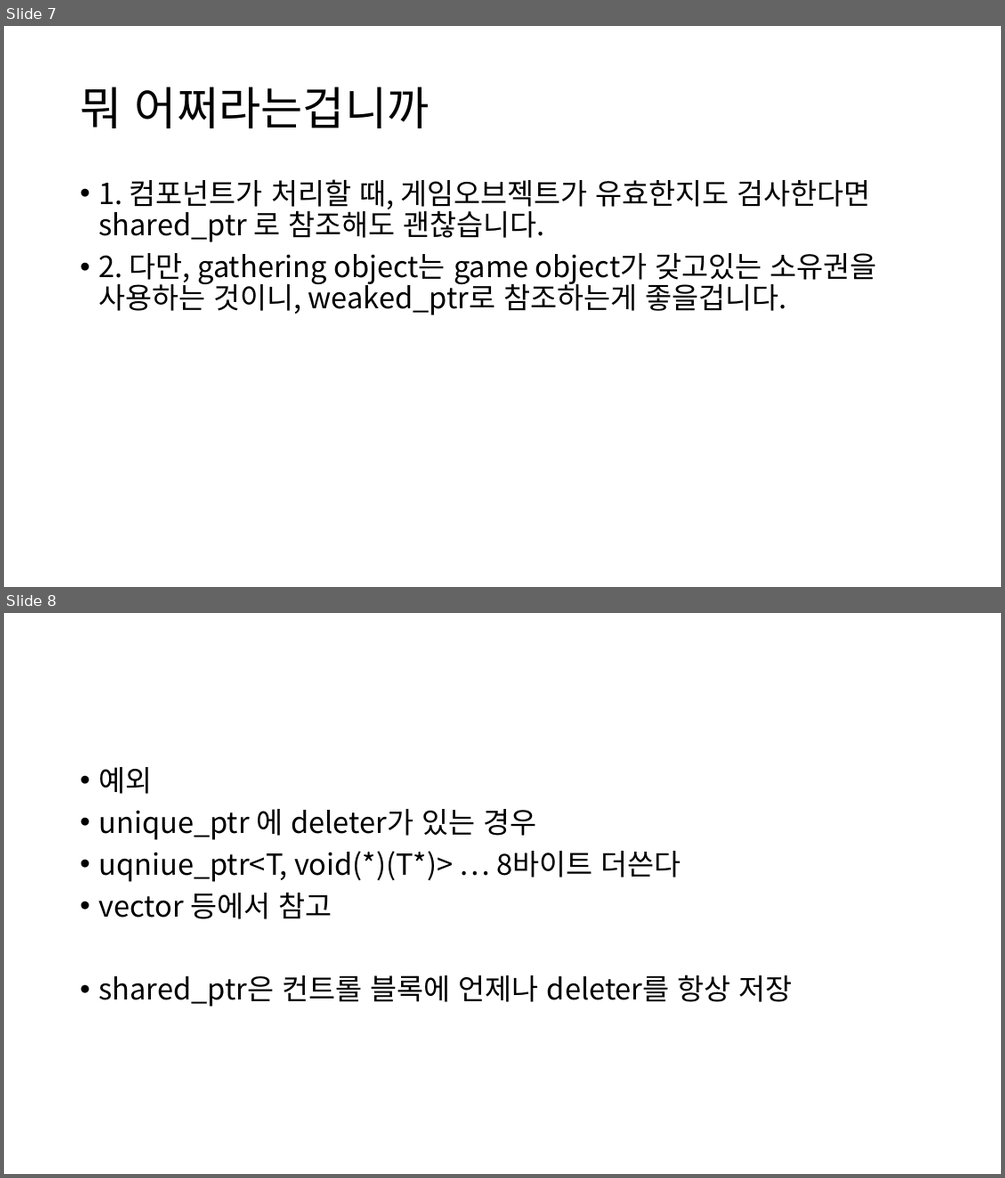
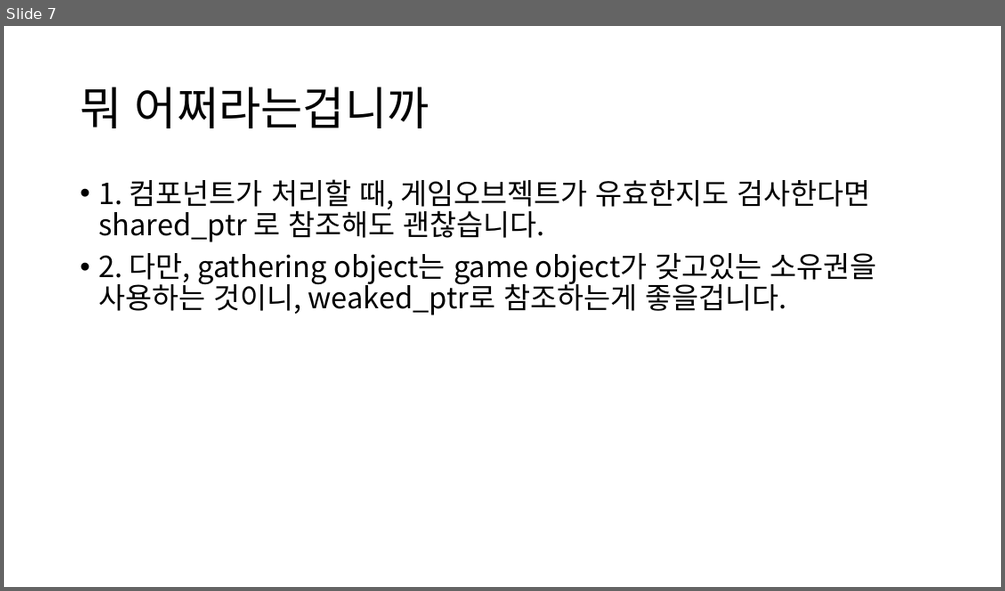
Before and after one commit to kimgaejin/CodeReview, a slide deck: #presentations/004_kimgaejin_smartPointer.pptx. Shown one above the other, each under a label of ours: slides 7 and 8 before the commit, slide 7 after it. The pictures are 1005x1178 and 1005x591 pixels, drawn with LibreOffice and Linux fonts; fonts in the diff are those of the drawing. Boxes give left, top, right and bottom in pixels: in the first picture for what was removed or moved away, otherwise in the second. Text is boxed around its words. In the diff, an @@ line names an element or a change of style, - is before the commit and + after.

```diff
--- a/#presentations/004_kimgaejin_smartPointer.pptx
+++ b/#presentations/004_kimgaejin_smartPointer.pptx
@@ slide 8 removed at (x1=4, y1=613, x2=1001, y2=1174), background #FFFFFF @@
@@ text removed at (x1=98, y1=767, x2=793, y2=1006) @@
-• 예외
-• unique_ptr 에 deleter가 있는 경우
-• uqniue_ptr<T, void(*)(T*)> … 8바이트 더쓴다
-• vector 등에서 참고
-• shared_ptr은 컨트롤 블록에 언제나 deleter를 항상 저장
```
Also in this commit, not shown: 2 slides changed, 1 slide added.
